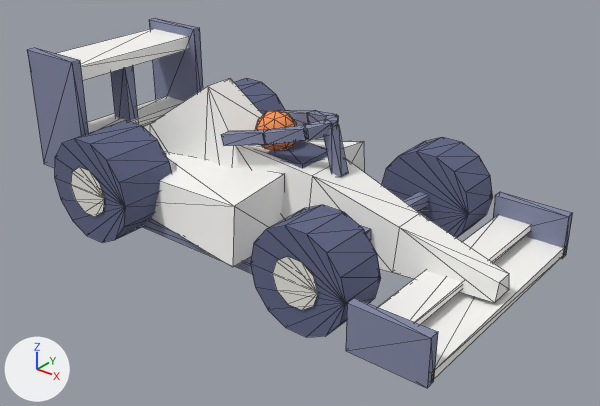
The glTF model public/sport-icons/f1.glb, before and after one commit.
Rendered twice from a 50 mm camera at (1.86, -2.16, 1.19) aimed at (0.12, 0.01, -0.15). The lights are fixed; the arrows at lower left show +X, +Y and +Z. The first picture is the older version. Mesh edges are drawn as thin lines. Vertices at exactly the same position are counted once.

The scene before the commit, as lines of its bpy script (objects in view):
```python
me_f1 = bpy.data.meshes.new('f1')
me_f1.from_pydata(...)  # 414 vertices, 670 faces; spans x -0.97..0.97, y -0.48..0.48, z -0.31..0.31
me_f1.materials.append(mat_toon)
ob_f1 = bpy.data.objects.new('f1', me_f1)
ob_f1.location = (0.0, 0.0, 0.0)
```
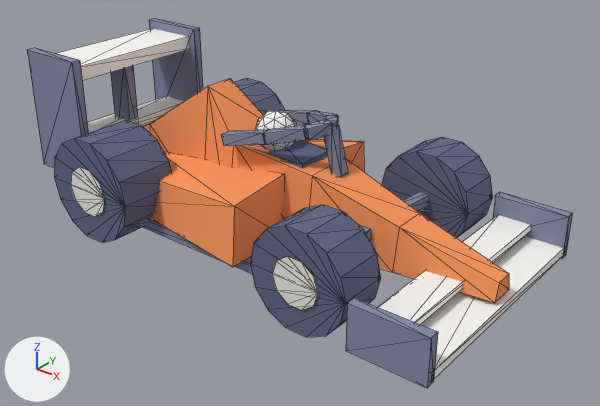
Location of each change, (x1, y1, x2, y2) in pixels of the pictures (600 x 406 px):
part 1 of me_f1, recoloured (white to orange): (143, 79, 509, 303) in both
part 2 of me_f1, recoloured (orange to white): (255, 110, 297, 150) in both

Patch to the scene script:
```diff
--- a/public/sport-icons/f1.glb.py
+++ b/public/sport-icons/f1.glb.py
@@ me_f1 @@
 me_f1.from_pydata(...)  # 414 vertices, 670 faces; spans x -0.97..0.97, y -0.48..0.48, z -0.31..0.31
 # used by ob_f1; location = (0.0, 0.0, 0.0)
+# me_f1 part 1: 86 faces centred in x -0.82..0.95, y -0.35..0.35, z -0.24..0.18 are repainted in the vertex colours; the middle colour goes from white #faf9f6 to orange #fb975c
+# me_f1 part 2: 80 faces centred in x -0.05..0.09, y -0.07..0.07, z 0.04..0.18 are repainted in the vertex colours; the middle colour goes from orange #fb975c to white #faf9f6
 me_f1.materials.append(mat_toon)
```
